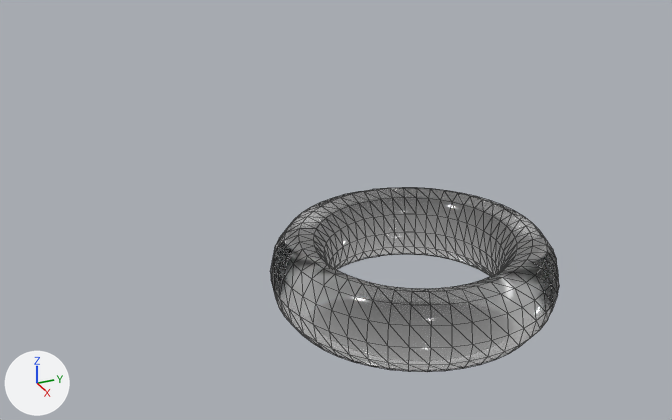
An edit to the glTF model torus.glb, drawn before and after from the same camera.
One viewpoint serves both versions: a 50 mm camera at (3.29, -1.87, 2.01) aimed at (-0.76, -0.04, -0.01). The axes (+X, +Y, +Z) are drawn at lower left. The lights are the same throughout. The first picture is the older version. Mesh edges are drawn as thin lines. Where no turn or scale is listed for an object, it has been applied to the vertices.

Script lines for the objects in view, before the commit:
```python
me_halka_001 = bpy.data.meshes.new('Halka.001')
me_halka_001.from_pydata(...)  # a torus around z (ring radius 1.0, tube radius 0.25) spanning x -1.25..1.25, y -1.25..1.25, z -0.25..0.25
me_halka_001.materials.append(mat_malzeme)  # white #ffffff
ob_halka_001 = bpy.data.objects.new('Halka.001', me_halka_001)
ob_halka_001.location = (0.0, 0.0, 0.0)
ob_halka_001.scale = (-0.521, -0.521, -0.723)
```
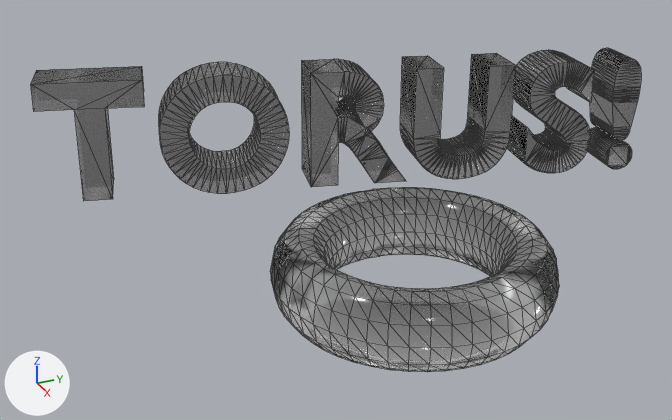
Diff of the bpy script that builds the scene:
```diff
--- a/torus.glb.py
+++ b/torus.glb.py
@@ mat_malzeme_001 @@
+mat_malzeme_001 = principled_material('Malzeme.001')
+mat_malzeme_001.base_color = (0.5, 0.484, 0.5)  # grey #bcb9bc
+mat_malzeme_001.roughness = 0.1
+mat_malzeme_001.ior = 1.45
+mat_malzeme_001.transmission_weight = 1.0
@@ me_metin @@
+me_metin.from_pydata(...)  # 1046 vertices, 2068 faces; spans x -0.18..0.95, y -0.04..3.44, z -0.1..0.65
+me_metin.materials.append(mat_malzeme_001)  # grey #bcb9bc
@@ ob_metin @@
+ob_metin = bpy.data.objects.new('Metin', me_metin)
+ob_metin.location = (-1.835, -1.344, -0.071)
```

Location of each change, (x1, y1, x2, y2) in pixels of the pictures (672 x 420 px):
'Metin', added
    after: (31, 48, 641, 201)
